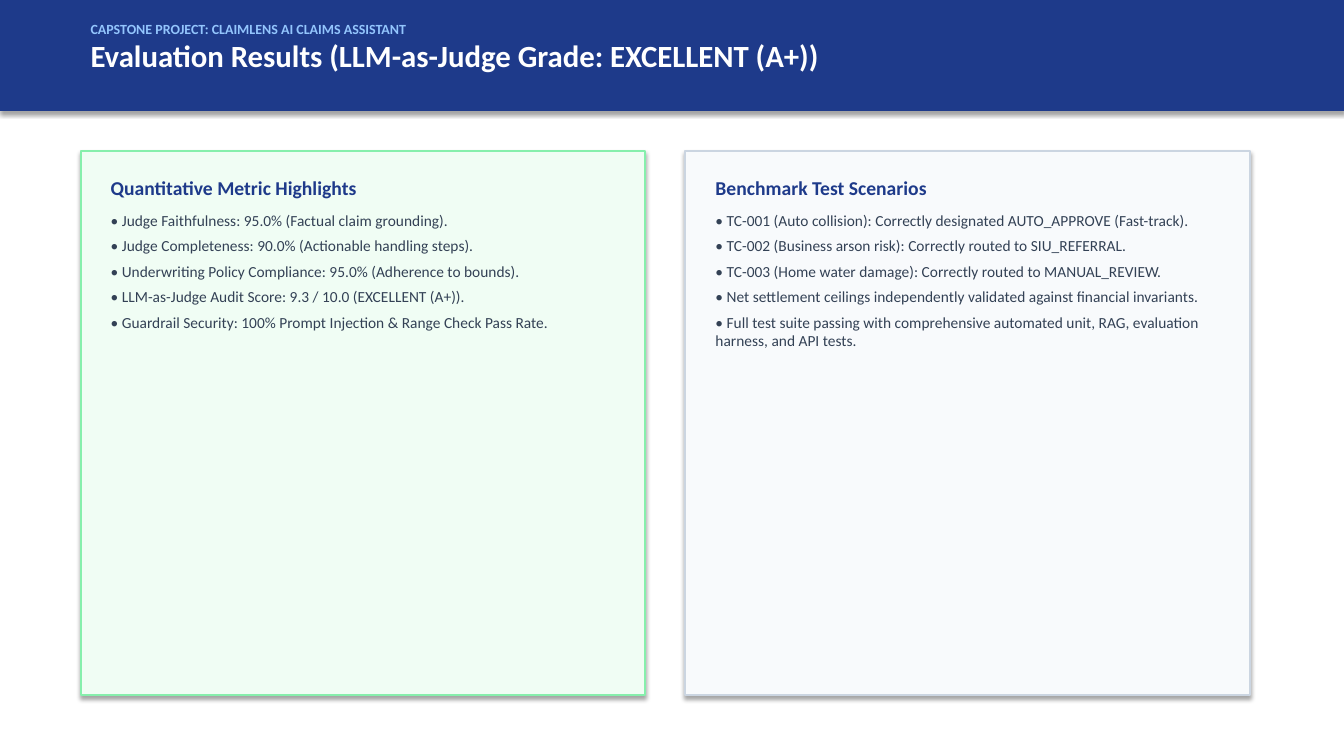
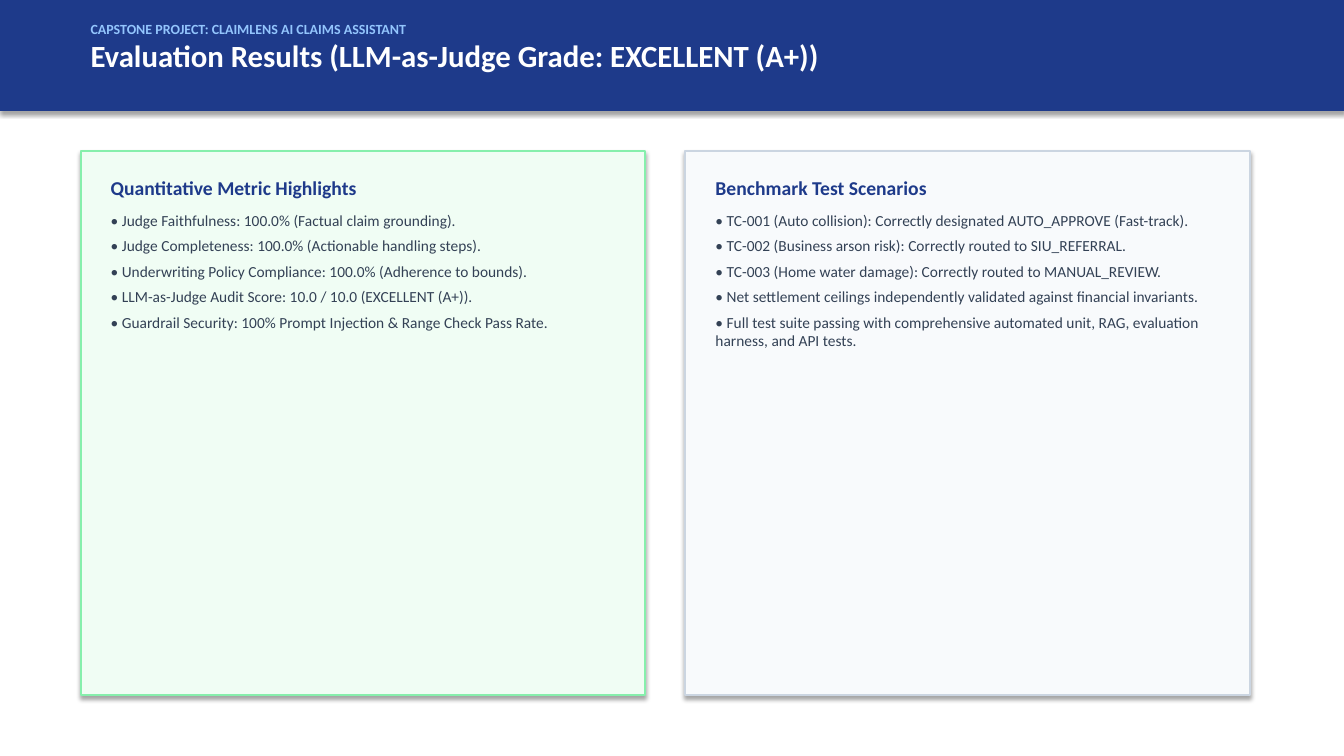
Before and after one commit to Ayushk3001/claimlens, a slide deck: slide 6 of presentation/Project_Presentation.pptx. Drawn at 1344x756 pixels with LibreOffice and Linux fonts; fonts in the diff are those of the drawing. Boxes give left, top, right and bottom in pixels: in the first picture for what was removed or moved away, otherwise in the second. Text is boxed around its words. In the diff, an @@ line names an element or a change of style, - is before the commit and + after.

Commit message:
Update tests to align with modernized workflow routing and deterministic audit messages

```diff
--- a/presentation/Project_Presentation.pptx
+++ b/presentation/Project_Presentation.pptx
@@ text at bbox=[122, 215, 527, 305]: text changed @@
-• Judge Faithfulness: 95.0% (Factual claim grounding).
-• Judge Completeness: 90.0% (Actionable handling steps).
-• Underwriting Policy Compliance: 95.0% (Adherence to bounds).
-• LLM-as-Judge Audit Score: 9.3 / 10.0 (EXCELLENT (A+)).
+• Judge Faithfulness: 100.0% (Factual claim grounding).
+• Judge Completeness: 100.0% (Actionable handling steps).
+• Underwriting Policy Compliance: 100.0% (Adherence to bounds).
+• LLM-as-Judge Audit Score: 10.0 / 10.0 (EXCELLENT (A+)).
```
Also in this commit, not shown: 10 other files.
